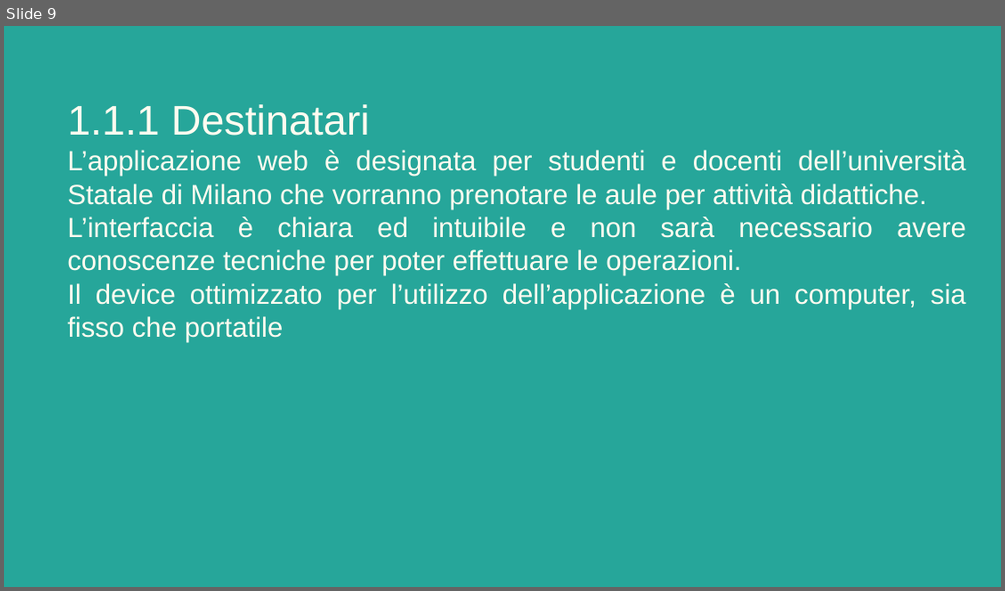
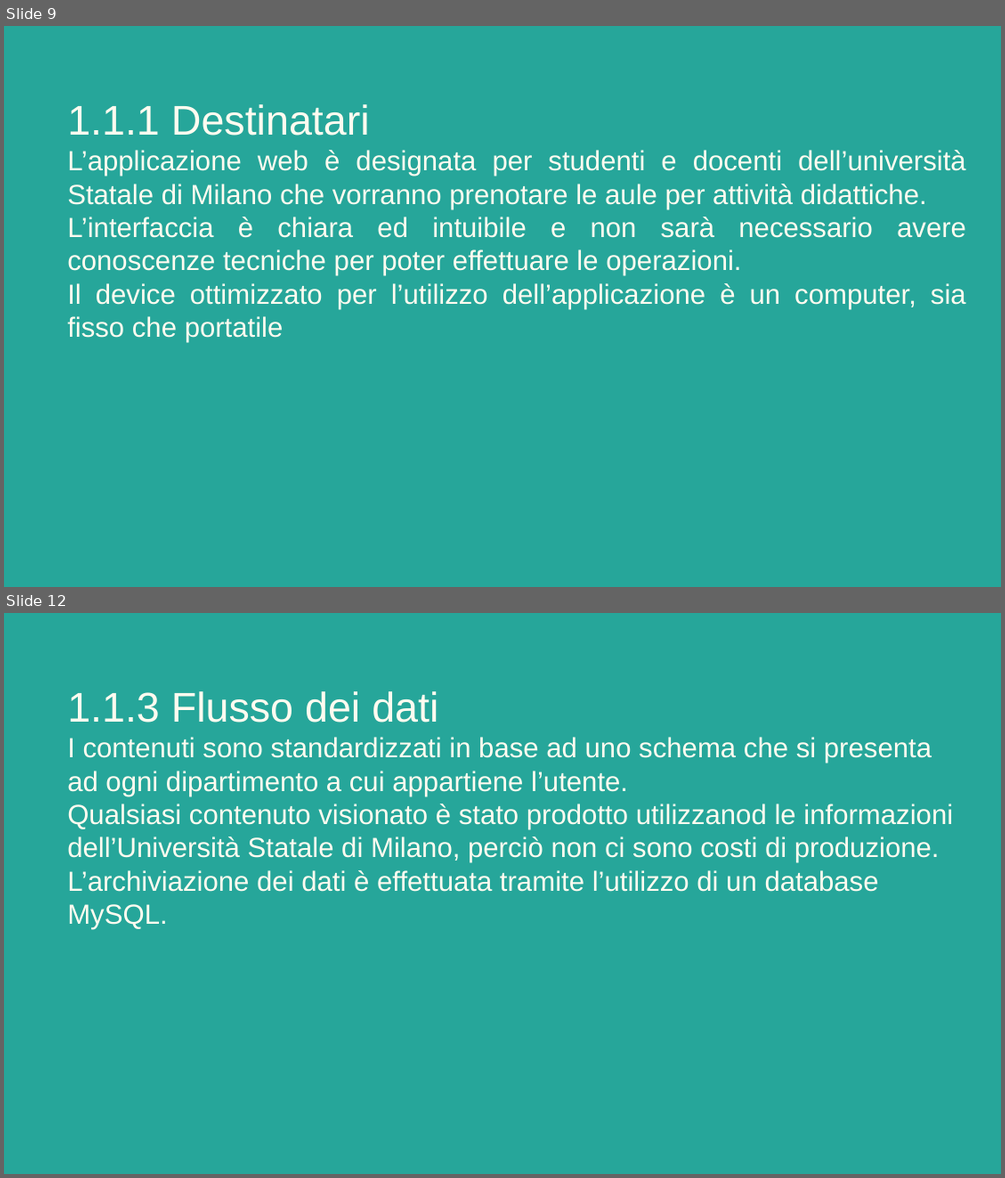
Before and after one commit to Giulia248/UniBookMi, a slide deck: others/Relazione UniBookMi.pptx. Shown one above the other, each under a label of ours: slide 9 before the commit, slides 9 and 12 after it; the slides between them are not shown. The pictures are 1005x591 and 1005x1178 pixels, drawn with LibreOffice and Linux fonts; fonts in the diff are those of the drawing. Boxes give left, top, right and bottom in pixels: in the first picture for what was removed or moved away, otherwise in the second. Text is boxed around its words. In the diff, an @@ line names an element or a change of style, - is before the commit and + after.

Commit message:
[016] ADD slides

```diff
--- a/others/Relazione UniBookMi.pptx
+++ b/others/Relazione UniBookMi.pptx
@@ slide 12 added at (4, 613, 1001, 1174), background #26A69A @@
@@ title added at (67, 691, 953, 929), 20 pt, text #FFFBF0 @@
+1.1.3 Flusso dei dati
+I contenuti sono standardizzati in base ad uno schema che si presenta ad ogni dipartimento a cui appartiene l’utente.
+Qualsiasi contenuto visionato è stato prodotto utilizzanod le informazioni dell’Università Statale di Milano, perciò non ci sono costi di produzione.
+L’archiviazione dei dati è effettuata tramite l’utilizzo di un database MySQL.
```
Also in this commit, not shown: 3 other slides added, 1 other file.
